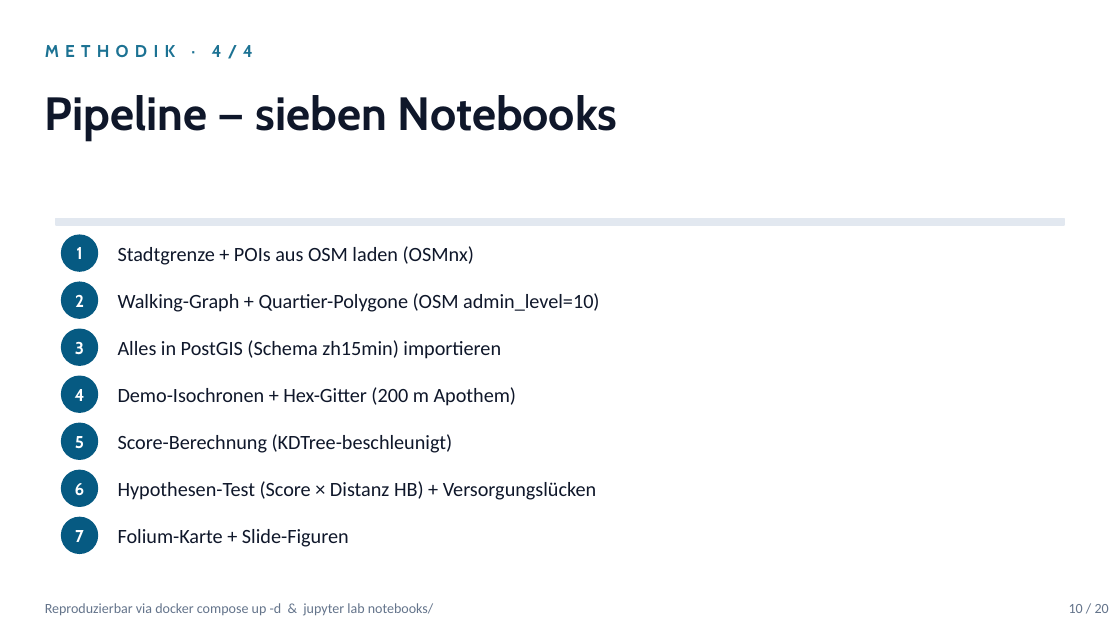
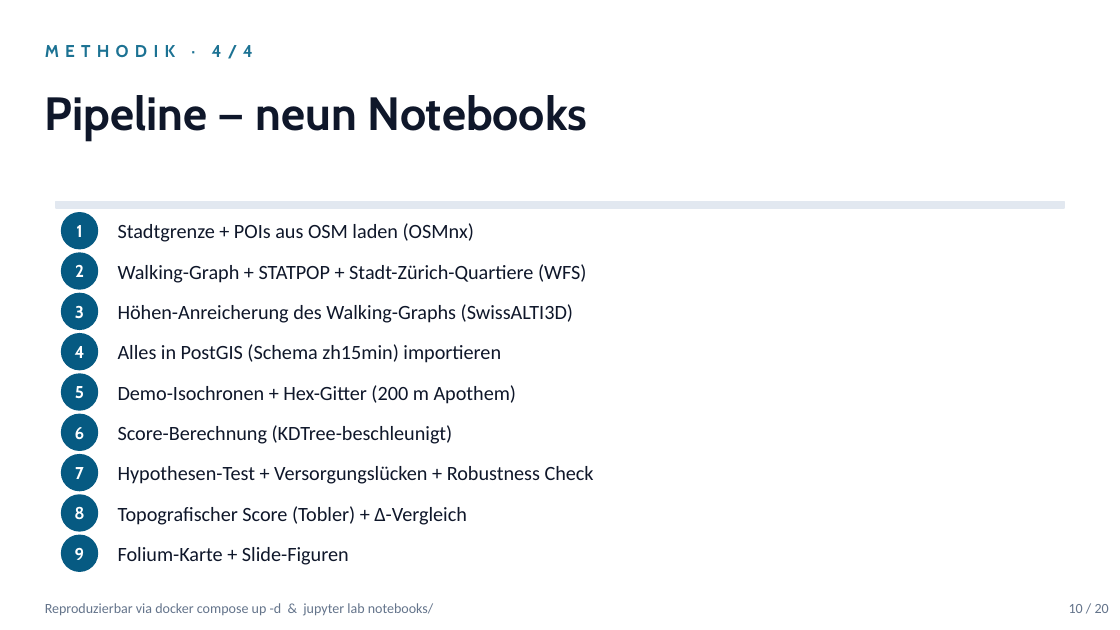
Before and after one commit to sanirmem/zh15min, a slide deck: slide 10 of reports/zh15min_slides.pptx. Drawn at 1120x630 pixels with LibreOffice and Linux fonts; fonts in the diff are those of the drawing. Boxes give left, top, right and bottom in pixels: in the first picture for what was removed or moved away, otherwise in the second. Text is boxed around its words. In the diff, an @@ line names an element or a change of style, - is before the commit and + after.

```diff
--- a/reports/zh15min_slides.pptx
+++ b/reports/zh15min_slides.pptx
@@ text at (x1=45, y1=95, x2=588, y2=142): text changed @@
-Pipeline — sieben Notebooks
+Pipeline — neun Notebooks
@@ rectangle moved from (x1=56, y1=218, x2=1064, y2=225) to (x1=56, y1=202, x2=1064, y2=208) @@
@@ text "1" moved from (x1=76, y1=247, x2=82, y2=259) to (x1=76, y1=225, x2=82, y2=237) @@
@@ ellipse added at (x1=62, y1=213, x2=97, y2=249), fill #065A82, outline #065A82 1 pt @@
@@ text "Stadtgrenze + POIs aus OSM ..." moved from (x1=118, y1=246, x2=474, y2=265) to (x1=118, y1=223, x2=474, y2=242) @@
@@ text "2" moved from (x1=75, y1=294, x2=84, y2=307) to (x1=75, y1=264, x2=84, y2=277) @@
@@ text at (x1=118, y1=264, x2=586, y2=283): text changed @@
-Walking-Graph + Quartier-Polygone (OSM admin_level=10)
+Walking-Graph + STATPOP + Stadt-Zürich-Quartiere (WFS)
@@ text "3" moved from (x1=75, y1=341, x2=84, y2=355) to (x1=75, y1=305, x2=84, y2=319) @@
@@ ellipse moved from (x1=62, y1=282, x2=97, y2=318) to (x1=62, y1=293, x2=97, y2=329) @@
@@ text added at (x1=118, y1=304, x2=573, y2=323), 13 pt, text #0F172A @@
+Höhen-Anreicherung des Walking-Graphs (SwissALTI3D)
@@ ellipse moved from (x1=62, y1=329, x2=97, y2=365) to (x1=62, y1=334, x2=97, y2=370) @@
@@ text "4" moved from (x1=75, y1=389, x2=85, y2=401) to (x1=75, y1=346, x2=85, y2=358) @@
@@ text "Alles in PostGIS (Schema zh15min) ..." moved from (x1=118, y1=340, x2=501, y2=359) to (x1=118, y1=344, x2=501, y2=363) @@
@@ text "5" moved from (x1=75, y1=436, x2=84, y2=449) to (x1=75, y1=386, x2=84, y2=399) @@
@@ ellipse moved from (x1=62, y1=423, x2=97, y2=459) to (x1=62, y1=414, x2=97, y2=450) @@
@@ text "6" moved from (x1=75, y1=483, x2=85, y2=496) to (x1=75, y1=427, x2=85, y2=440) @@
@@ text "Score-Berechnung (KDTree-beschleunigt)" moved from (x1=118, y1=434, x2=453, y2=453) to (x1=118, y1=425, x2=453, y2=444) @@
@@ text "7" moved from (x1=75, y1=530, x2=84, y2=542) to (x1=75, y1=467, x2=84, y2=479) @@
@@ ellipse moved from (x1=62, y1=470, x2=97, y2=506) to (x1=62, y1=455, x2=97, y2=491) @@
@@ text at (x1=118, y1=466, x2=594, y2=484): text changed @@
-Hypothesen-Test (Score × Distanz HB) + Versorgungslücken
+Hypothesen-Test + Versorgungslücken + Robustness Check
@@ ellipse added at (x1=62, y1=495, x2=97, y2=531), fill #065A82, outline #065A82 1 pt @@
@@ text added at (x1=74, y1=506, x2=84, y2=520), 11 pt, text #FFFFFF, bold @@
+8
@@ text added at (x1=118, y1=506, x2=467, y2=525), 13 pt, text #0F172A @@
+Topografischer Score (Tobler) + Δ-Vergleich
@@ 2 ellipses, 1 text moved together from (x1=62, y1=235, x2=349, y2=553) to (x1=62, y1=253, x2=349, y2=571) @@
@@ text added at (x1=75, y1=547, x2=85, y2=560), 11 pt, text #FFFFFF, bold @@
+9
```
Also in this commit, not shown: 3 other slides changed, 11 other files.
